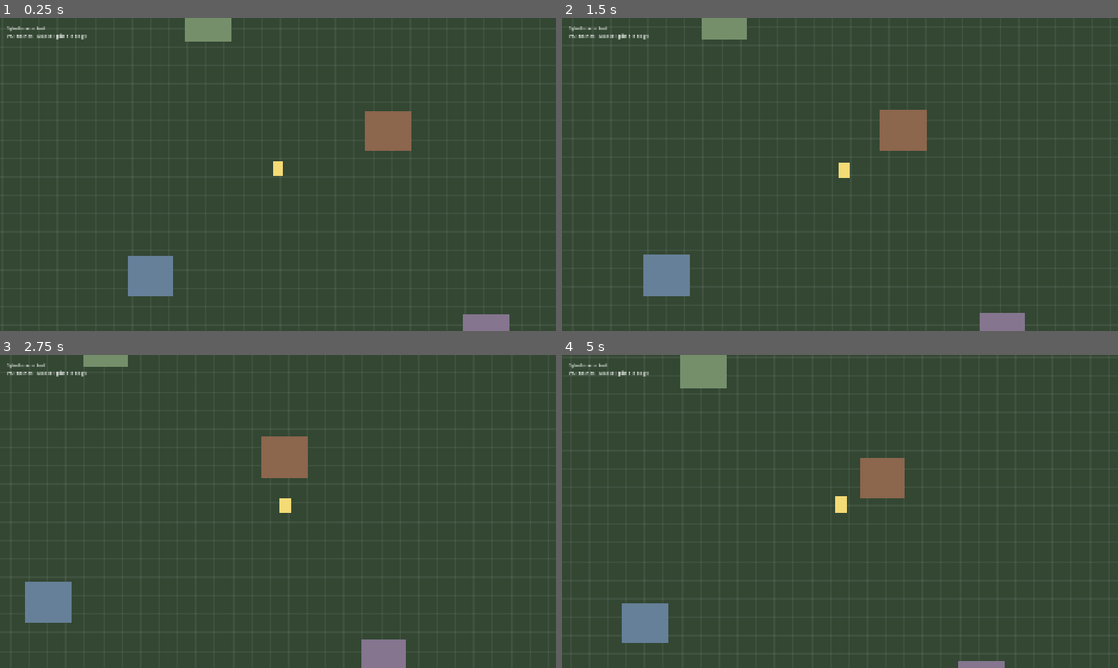
Above: before the commit, frames 1-4 (two rows, left to right).
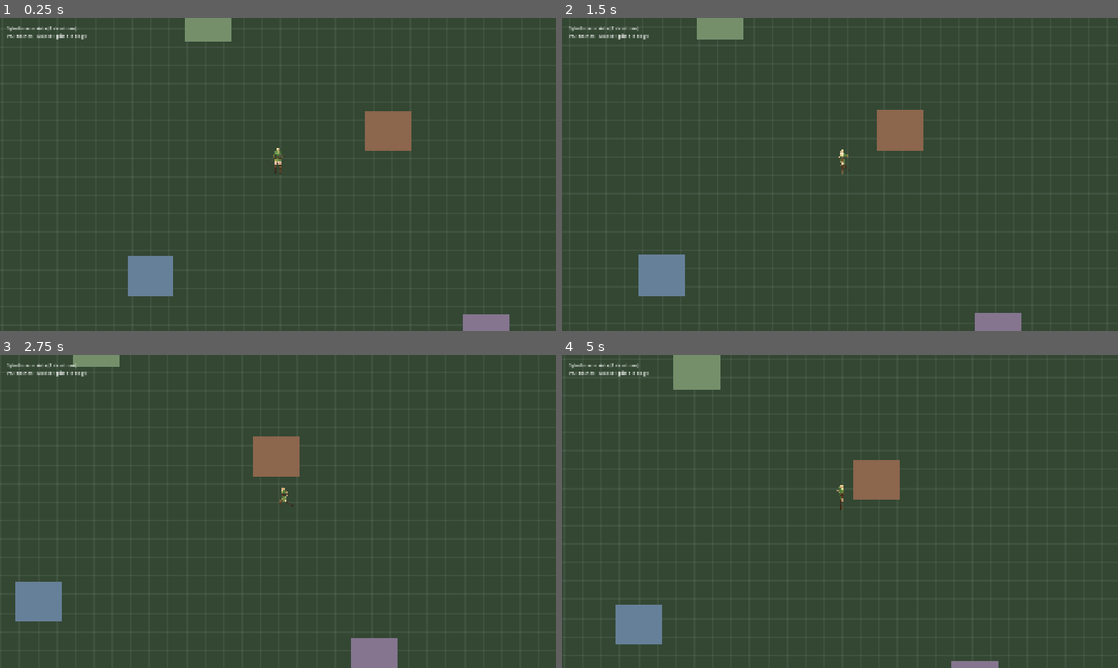
Above: after the commit, the same moments.

Repository: janintibo-art/Sylvelinne
Game: Godot game, scene res://scenes/Main.tscn
Same seed, same stepped clock (60 frames per second), same inputs: the game is played once before the commit and once after it.
Inputs (mouse positions are in pixels of both pictures, inside the frame that each line leads up to):
- Up to frame 1 (0.25 s): no input
- Up to frame 2 (1.5 s): tap Enter at 0.5 s; move the mouse to (962, 158) at 0.52 s; hold Right (ui_right) 0.53-1.25 s; click (962, 158) at 0.67 s; drag from (728, 190) to (812, 237) at 1.27 s
- Up to frame 3 (2.75 s): move the mouse to (333, 442) at 2.02 s; hold Right (ui_right) from 2.03 s (still down)
- Up to frame 4 (5 s): release Right (ui_right) at 2.75 s; drag from (812, 574) to (673, 464) at 2.77 s; move the mouse to (1006, 558) at 3.52 s; hold Left (ui_left) 3.53-4.25 s; drag from (673, 464) to (756, 433) at 4.27 s

The runs differ from the first frame. In frame 1, 0.2% of the frame differs, in the area x 6-51%, y 2-51%; in frame 2, 0.7%; in frame 3, 1.5%, in the area x 2-73%, y 0-100%; in frame 4, 1.2%.

Commit message:
Aela 8 directions

Diff:
--- a/scripts/world.gd
+++ b/scripts/world.gd
@@ -1,49 +1,83 @@
 extends Node2D
 
 # =====================================================================
-#  Sylvelinne — niveau de TEST
-#  Démontre : une carte scrollable + un personnage qui se déplace,
-#  au clavier (flèches) sur PC ou au doigt (glisser) sur mobile.
-#  Tout est en "placeholder" : remplace par tes assets quand tu veux.
+#  Sylvelinne — niveau de test (Aëla, 8 directions)
+#  Idle a l'arret, course (tes sprites) en mouvement, dans les 8 sens.
 # =====================================================================
 
-const PLAYER_SPEED: float = 220.0   # vitesse de déplacement (px/s)
-const GRID: int = 64                # taille de la grille de fond
-const WORLD_HALF: int = 3000        # demi-taille du monde dessiné
+const PLAYER_SPEED: float = 240.0
+const MOVE_FPS: float = 13.0
+const GRID: int = 64
+const WORLD_HALF: int = 3000
+
+# ordre aligne sur l'angle (atan2) : 0=droite, +45=bas-droite, ...
+const DIRS8: Array = ["right", "down_right", "down", "down_left", "left", "up_left", "up", "up_right"]
 
 var player: CharacterBody2D
+var sprite: Sprite2D
+var idle_tex: Dictionary = {}     # direction -> Texture2D
+var move_tex: Dictionary = {}     # direction -> Array de Texture2D
+var facing: String = "down"
+var moving: bool = false
+var anim_t: float = 0.0
 var touch_active: bool = false
 var touch_origin: Vector2 = Vector2.ZERO
 var touch_current: Vector2 = Vector2.ZERO
 
 
 func _ready() -> void:
+	_load_textures()
 	_create_player()
 	_create_hud()
 	queue_redraw()
+
+
+func _load_textures() -> void:
+	for d in DIRS8:
+		var ip := "res://assets/characters/char_aela_idle_%s.png" % d
+		if ResourceLoader.exists(ip):
+			idle_tex[d] = load(ip)
+		# animation de deplacement : "run" (course)
+		var frames: Array = []
+		for i in range(1, 9):
+			var p := "res://assets/characters/char_aela_run_%s_%02d.png" % [d, i]
+			if ResourceLoader.exists(p):
+				frames.append(load(p))
+		if frames.size() > 0:
+			move_tex[d] = frames
+
+
+func dir8_from(v: Vector2) -> String:
+	var ang := atan2(v.y, v.x)
+	var idx := int(round(ang / (PI / 4.0)))
+	idx = ((idx % 8) + 8) % 8
+	return DIRS8[idx]
 
 
 func _create_player() -> void:
 	player = CharacterBody2D.new()
 	add_child(player)
 
-	# forme de collision (utile plus tard pour les obstacles)
 	var col := CollisionShape2D.new()
 	var shape := RectangleShape2D.new()
-	shape.size = Vector2(40, 40)
+	shape.size = Vector2(34, 24)
 	col.shape = shape
 	col.position = Vector2(0, -12)
 	player.add_child(col)
 
-	# visuel placeholder du perso (un rectangle "debout", pieds en bas)
-	var vis := Polygon2D.new()
-	vis.polygon = PackedVector2Array([
-		Vector2(-20, -48), Vector2(20, -48), Vector2(20, 8), Vector2(-20, 8)
-	])
-	vis.color = Color(0.96, 0.86, 0.46)
-	player.add_child(vis)
+	if idle_tex.has("down"):
+		sprite = Sprite2D.new()
+		sprite.texture = idle_tex["down"]
+		sprite.scale = Vector2(0.5, 0.5)
+		var h := float(sprite.texture.get_height()) * sprite.scale.y
+		sprite.position = Vector2(0, -h / 2.0)
+		player.add_child(sprite)
+	else:
+		var ph := Polygon2D.new()
+		ph.polygon = PackedVector2Array([Vector2(-20, -48), Vector2(20, -48), Vector2(20, 8), Vector2(-20, 8)])
+		ph.color = Color(0.96, 0.86, 0.46)
+		player.add_child(ph)
 
-	# caméra qui suit le perso => la carte défile (scroll)
 	var cam := Camera2D.new()
 	cam.position_smoothing_enabled = true
 	cam.position_smoothing_speed = 8.0
@@ -55,26 +89,39 @@
 	var layer := CanvasLayer.new()
 	add_child(layer)
 	var label := Label.new()
-	label.text = "Sylvelinne — test\nPC : fleches    Mobile : glisse le doigt"
+	label.text = "Sylvelinne — Aela (8 directions)\nPC : fleches    Mobile : glisse le doigt"
 	label.position = Vector2(24, 24)
 	layer.add_child(label)
 
 
 func _physics_process(_delta: float) -> void:
-	# --- entrée clavier (flèches) ---
 	var dir := Input.get_vector("ui_left", "ui_right", "ui_up", "ui_down")
-
-	# --- entrée tactile (joystick "là où je pose le doigt") ---
 	if touch_active:
 		var t := touch_current - touch_origin
 		if t.length() > 12.0:
 			dir = t.normalized()
-
 	if dir.length() > 1.0:
 		dir = dir.normalized()
-
 	player.velocity = dir * PLAYER_SPEED
 	player.move_and_slide()
+
+	moving = dir.length() > 0.05
+	if moving:
+		facing = dir8_from(dir)
+
+
+func _process(delta: float) -> void:
+	if sprite == null:
+		return
+	if moving and move_tex.has(facing):
+		anim_t += delta
+		var frames: Array = move_tex[facing]
+		var idx := int(anim_t * MOVE_FPS) % frames.size()
+		sprite.texture = frames[idx]
+	else:
+		anim_t = 0.0
+		if idle_tex.has(facing):
+			sprite.texture = idle_tex[facing]
 
 
 func _unhandled_input(event: InputEvent) -> void:
@@ -88,10 +135,7 @@
 
 
 func _draw() -> void:
-	# fond "herbe"
 	draw_rect(Rect2(-WORLD_HALF, -WORLD_HALF, WORLD_HALF * 2, WORLD_HALF * 2), Color(0.20, 0.28, 0.20))
-
-	# grille (pour bien voir le défilement)
 	var line_col := Color(1, 1, 1, 0.06)
 	var x := -WORLD_HALF
 	while x <= WORLD_HALF:
@@ -101,12 +145,7 @@
 	while y <= WORLD_HALF:
 		draw_line(Vector2(-WORLD_HALF, y), Vector2(WORLD_HALF, y), line_col)
 		y += GRID
-
-	# quelques "batiments" placeholder (rectangles colorés)
 	var spots := [Vector2(300, -220), Vector2(-520, 280), Vector2(640, 480), Vector2(-320, -600)]
-	var cols := [
-		Color(0.55, 0.40, 0.30), Color(0.40, 0.50, 0.60),
-		Color(0.52, 0.46, 0.56), Color(0.46, 0.56, 0.42)
-	]
+	var cols := [Color(0.55, 0.40, 0.30), Color(0.40, 0.50, 0.60), Color(0.52, 0.46, 0.56), Color(0.46, 0.56, 0.42)]
 	for i in spots.size():
 		draw_rect(Rect2(spots[i], Vector2(160, 140)), cols[i])
Binary file added: assets/characters/char_aela_idle_down.png
Binary file added: assets/characters/char_aela_idle_down_left.png
Binary file added: assets/characters/char_aela_idle_down_right.png
Binary file added: assets/characters/char_aela_idle_left.png
Binary file added: assets/characters/char_aela_idle_right.png
Binary file added: assets/characters/char_aela_idle_up.png
Binary file added: assets/characters/char_aela_idle_up_left.png
Binary file added: assets/characters/char_aela_idle_up_right.png
Binary file added: assets/characters/char_aela_run_down_01.png
Binary file added: assets/characters/char_aela_run_down_02.png
Binary file added: assets/characters/char_aela_run_down_03.png
Binary file added: assets/characters/char_aela_run_down_04.png
(and 60 more such lines)
